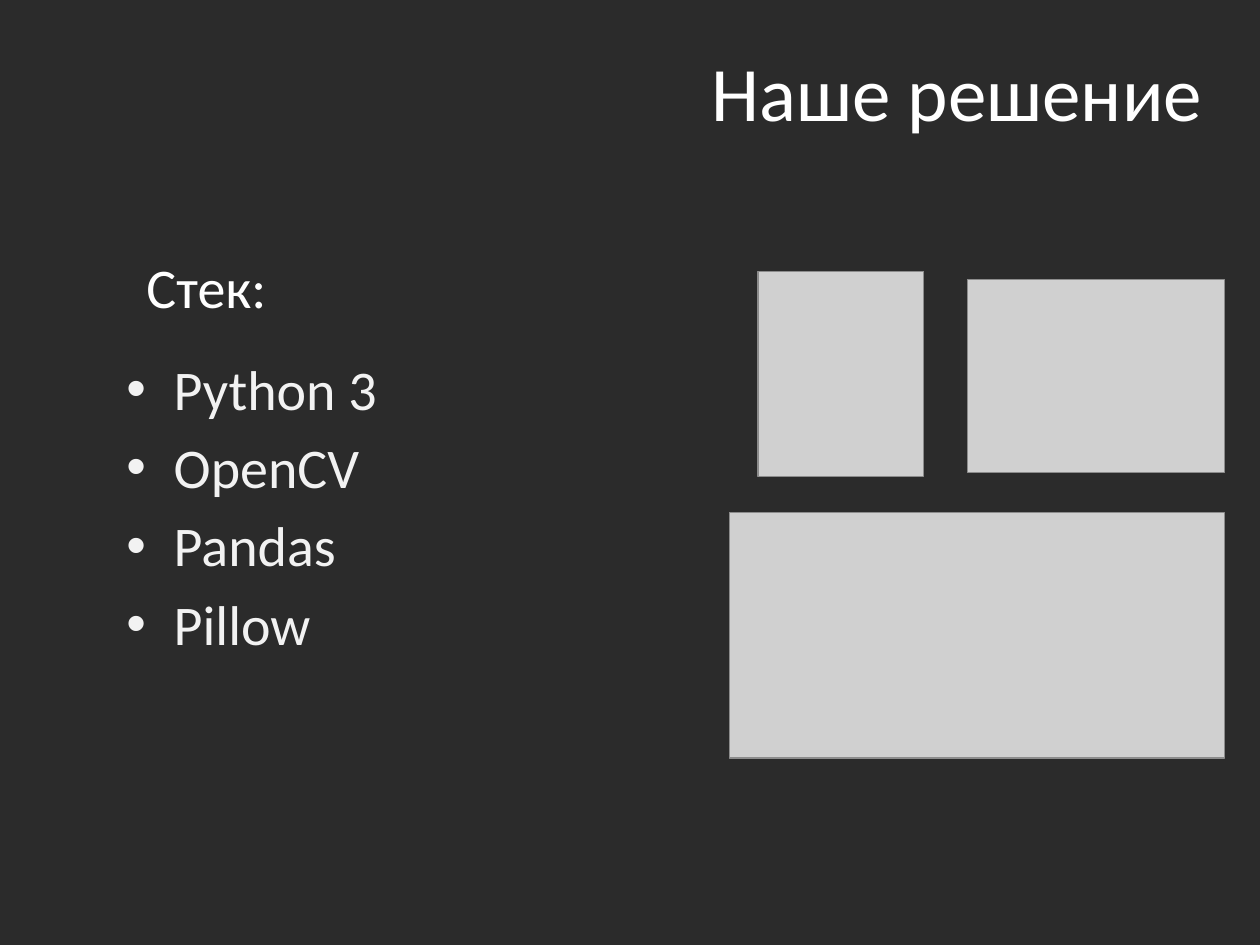
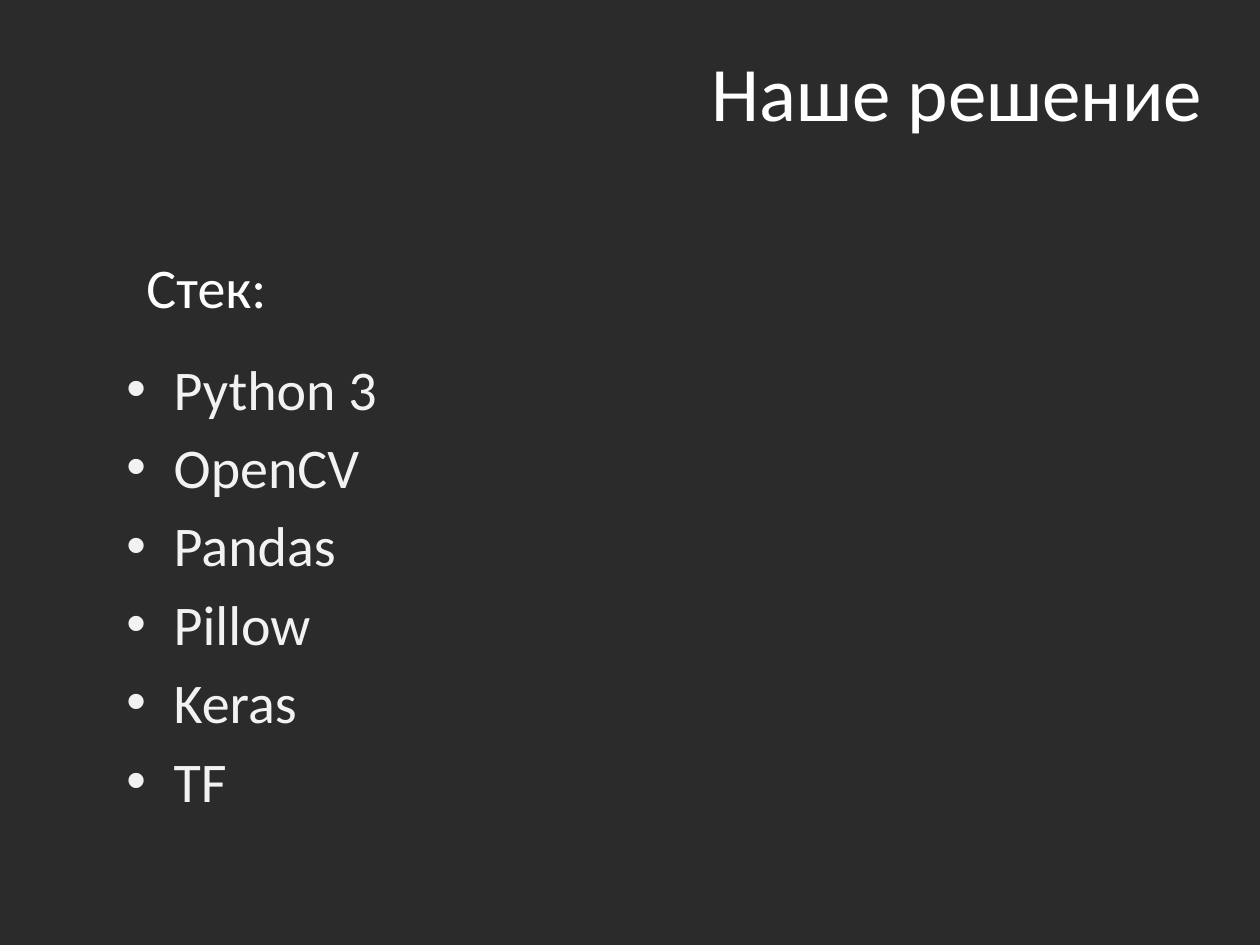
Before and after one commit to MilaMilaMilaMila/Red_scull-ML-Hackaton, a slide deck: slide 4 of hack.pptx. Drawn at 1260x945 pixels with LibreOffice and Linux fonts; fonts in the diff are those of the drawing; grey boxes stand for pictures; background and template pictures are left out; a plain dark background stands for a picture behind light text. Boxes give left, top, right and bottom in pixels: in the first picture for what was removed or moved away, otherwise in the second. Text is boxed around its words. In the diff, an @@ line names an element or a change of style, - is before the commit and + after.

Commit message:
Update presentation

```diff
--- a/hack.pptx
+++ b/hack.pptx
@@ picture removed at <box>759,271,925,476</box> @@
@@ picture removed at <box>968,280,1225,472</box> @@
@@ picture removed at <box>730,513,1225,759</box> @@
@@ text at <box>174,687,297,802</box>: paragraphs added @@
+• Keras
+• TF
```
